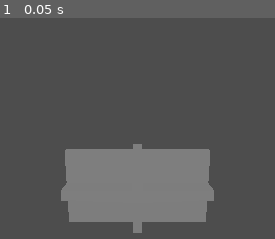
Above: before the commit, frame 1.
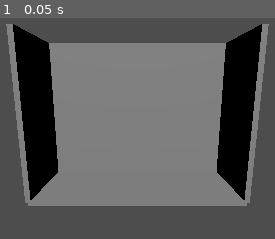
Above: after the commit, the same moment.

Repository: jac192133/Ecobana
Game: Godot game, scene res://scenes/tank.tscn
Two runs of this game, one before a commit and one after it. Both use one fixed random seed, a clock stepped at 60 frames per second and the inputs below.
Inputs:
- Up to frame 1 (0.05 s): no input

The runs differ from the first frame. In frame 1, 56% of the frame differs, in the area x 2-98%, y 2-98%.

Commit message:
fixed panels; with front hidden, works perfectly

Diff:
--- a/ecobana3d/scenes/tank.tscn
+++ b/ecobana3d/scenes/tank.tscn
@@ -26,18 +26,24 @@
 script = ExtResource("1_heloy")
 
 [node name="BackPanel" type="MeshInstance3D" parent="."]
+transform = Transform3D(2, 0, 0, 0, 1.5, 0, 0, 0, 0.05, 0, 0.75, -0.5)
 mesh = SubResource("BoxMesh_gcgpa")
 
 [node name="LeftPanel" type="MeshInstance3D" parent="."]
+transform = Transform3D(0.05, 0, 0, 0, 1.5, 0, 0, 0, 1, -1, 0.75, 0)
 mesh = SubResource("BoxMesh_eql4w")
 
 [node name="RightPanel" type="MeshInstance3D" parent="."]
+transform = Transform3D(0.05, 0, 0, 0, 1.5, 0, 0, 0, 1, 1, 0.75, 0)
 mesh = SubResource("BoxMesh_nr7i2")
 
 [node name="BottomPanel" type="MeshInstance3D" parent="."]
+transform = Transform3D(2, 0, 0, 0, 0.05, 0, 0, 0, 1, 0, 0, 0)
 mesh = SubResource("BoxMesh_vnkif")
 
 [node name="FrontPanel" type="MeshInstance3D" parent="."]
+transform = Transform3D(2, 0, 0, 0, 1.5, 0, 0, 0, 0.05, 0, 0.75, 0.5)
+visible = false
 mesh = SubResource("BoxMesh_woikx")
 
 [node name="TankCollision" type="StaticBody3D" parent="."]
--- a/ecobana3d/scripts/tank.gd
+++ b/ecobana3d/scripts/tank.gd
@@ -1,126 +1,34 @@
 extends Node3D
 
-@export var width: float = 1.5
-@export var height: float = 0.8
-@export var depth: float = 0.6
-
-var water_added: bool = false  # Prevent resizing after adding water
+@export var width: float = 2.0
+@export var height: float = 1.5
+@export var depth: float = 1.0
 
 func _ready():
-	print("Tank script is running. Checking nodes...")
+	update_panels()
 
-	# Check if each expected node exists and print the result
+func update_panels():
+	# BackPanel
 	if has_node("BackPanel"):
-		print("BackPanel: FOUND")
-	else:
-		print("ERROR: BackPanel is MISSING!")
+		$BackPanel.transform.origin = Vector3(0, height / 2, -depth / 2)
+		$BackPanel.transform.basis = Basis().scaled(Vector3(width, height, 0.05))
 
+	# LeftPanel
 	if has_node("LeftPanel"):
-		print("LeftPanel: FOUND")
-	else:
-		print("ERROR: LeftPanel is MISSING!")
+		$LeftPanel.transform.origin = Vector3(-width / 2, height / 2, 0)
+		$LeftPanel.transform.basis = Basis().scaled(Vector3(0.05, height, depth))
 
+	# RightPanel
 	if has_node("RightPanel"):
-		print("RightPanel: FOUND")
-	else:
-		print("ERROR: RightPanel is MISSING!")
+		$RightPanel.transform.origin = Vector3(width / 2, height / 2, 0)
+		$RightPanel.transform.basis = Basis().scaled(Vector3(0.05, height, depth))
 
+	# BottomPanel
 	if has_node("BottomPanel"):
-		print("BottomPanel: FOUND")
-	else:
-		print("ERROR: BottomPanel is MISSING!")
+		$BottomPanel.transform.origin = Vector3(0, 0, 0)
+		$BottomPanel.transform.basis = Basis().scaled(Vector3(width, 0.05, depth))
 
+	# FrontPanel
 	if has_node("FrontPanel"):
-		print("FrontPanel: FOUND")
-	else:
-		print("ERROR: FrontPanel is MISSING!")
-
-	if has_node("TankCollision"):
-		print("TankCollision: FOUND")
-	else:
-		print("ERROR: TankCollision is MISSING!")
-
-	if has_node("TankCollision/BackCollision"):
-		print("BackCollision: FOUND")
-	else:
-		print("ERROR: BackCollision is MISSING!")
-
-	if has_node("TankCollision/LeftCollision"):
-		print("LeftCollision: FOUND")
-	else:
-		print("ERROR: LeftCollision is MISSING!")
-
-	if has_node("TankCollision/RightCollision"):
-		print("RightCollision: FOUND")
-	else:
-		print("ERROR: RightCollision is MISSING!")
-
-	if has_node("TankCollision/BottomCollision"):
-		print("BottomCollision: FOUND")
-	else:
-		print("ERROR: BottomCollision is MISSING!")
-
-	if has_node("TankCollision/FrontCollision"):
-		print("FrontCollision: FOUND")
-	else:
-		print("ERROR: FrontCollision is MISSING!")
-
-	update_tank_size()
-
-func update_tank_size():
-	if water_added:
-		return  # Prevent resizing after adding water
-
-	print("Updating tank size...")
-
-	# Check and update panels
-	if has_node("BackPanel") and $BackPanel.mesh:
-		$BackPanel.mesh.size = Vector3(width, height, 0.1)
-	else:
-		print("ERROR: BackPanel is MISSING or mesh is NULL!")
-
-	if has_node("LeftPanel") and $LeftPanel.mesh:
-		$LeftPanel.mesh.size = Vector3(0.1, height, depth)
-	else:
-		print("ERROR: LeftPanel is MISSING or mesh is NULL!")
-
-	if has_node("RightPanel") and $RightPanel.mesh:
-		$RightPanel.mesh.size = Vector3(0.1, height, depth)
-	else:
-		print("ERROR: RightPanel is MISSING or mesh is NULL!")
-
-	if has_node("BottomPanel") and $BottomPanel.mesh:
-		$BottomPanel.mesh.size = Vector3(width, 0.1, depth)
-	else:
-		print("ERROR: BottomPanel is MISSING or mesh is NULL!")
-
-	if has_node("FrontPanel") and $FrontPanel.mesh:
-		$FrontPanel.mesh.size = Vector3(width, height, 0.1)
-	else:
-		print("ERROR: FrontPanel is MISSING or mesh is NULL!")
-
-	# Check and update collision shapes
-	if has_node("TankCollision/BackCollision") and $TankCollision/BackCollision.shape:
-		$TankCollision/BackCollision.shape.size = Vector3(width / 2, height / 2, 0.05)
-	else:
-		print("ERROR: BackCollision is MISSING or shape is NULL!")
-
-	if has_node("TankCollision/LeftCollision") and $TankCollision/LeftCollision.shape:
-		$TankCollision/LeftCollision.shape.size = Vector3(0.05, height / 2, depth / 2)
-	else:
-		print("ERROR: LeftCollision is MISSING or shape is NULL!")
-
-	if has_node("TankCollision/RightCollision") and $TankCollision/RightCollision.shape:
-		$TankCollision/RightCollision.shape.size = Vector3(0.05, height / 2, depth / 2)
-	else:
-		print("ERROR: RightCollision is MISSING or shape is NULL!")
-
-	if has_node("TankCollision/BottomCollision") and $TankCollision/BottomCollision.shape:
-		$TankCollision/BottomCollision.shape.size = Vector3(width / 2, 0.05, depth / 2)
-	else:
-		print("ERROR: BottomCollision is MISSING or shape is NULL!")
-
-	if has_node("TankCollision/FrontCollision") and $TankCollision/FrontCollision.shape:
-		$TankCollision/FrontCollision.shape.size = Vector3(width / 2, height / 2, 0.05)
-	else:
-		print("ERROR: FrontCollision is MISSING or shape is NULL!")
+		$FrontPanel.transform.origin = Vector3(0, height / 2, depth / 2)
+		$FrontPanel.transform.basis = Basis().scaled(Vector3(width, height, 0.05))
